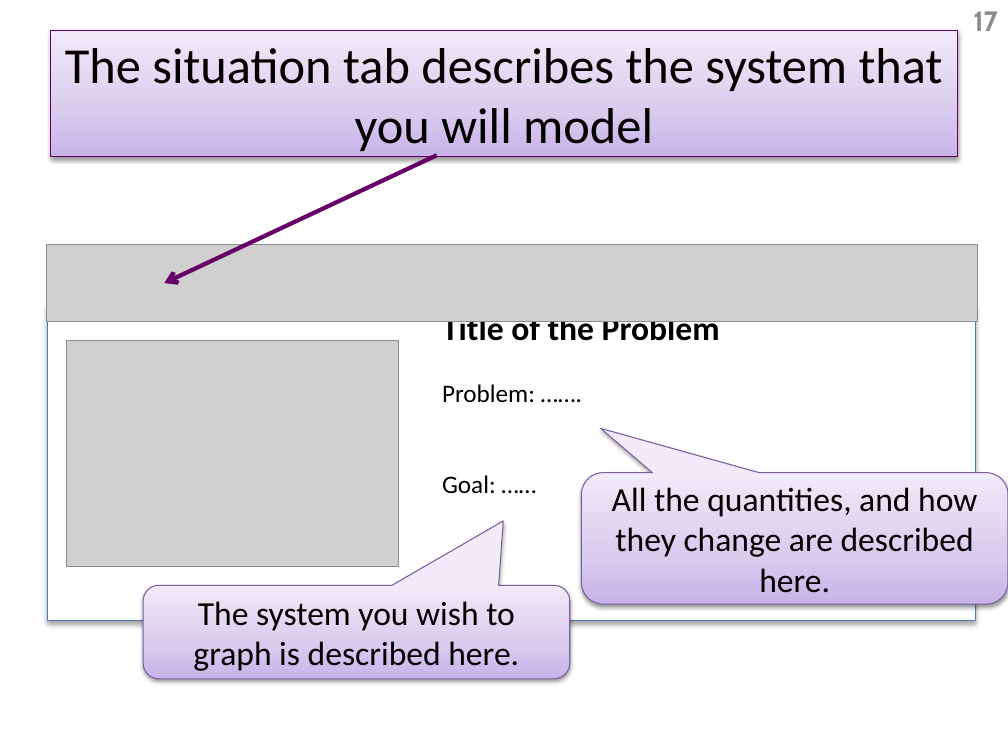
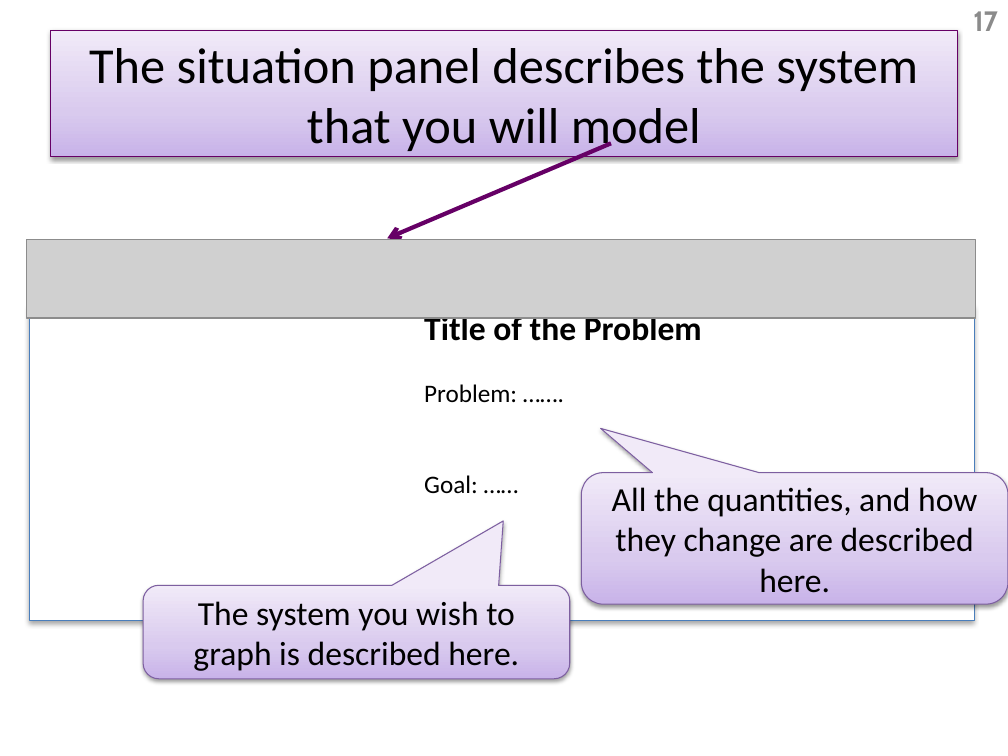
Before and after one commit to Dragoon-Lab/LaitsV3, a slide deck: slide 17 of help/InstructionTabSlides_v25.pptx. Drawn at 1008x756 pixels with LibreOffice and Linux fonts; fonts in the diff are those of the drawing; grey boxes stand for pictures. Boxes give left, top, right and bottom in pixels: in the first picture for what was removed or moved away, otherwise in the second. Text is boxed around its words. In the diff, an @@ line names an element or a change of style, - is before the commit and + after.

```diff
--- a/help/InstructionTabSlides_v25.pptx
+++ b/help/InstructionTabSlides_v25.pptx
@@ title at (89, 48, 918, 155): text changed @@
-The situation tab describes the system that you will model
+The situation panel describes the system that you will model
@@ arrow moved from (436, 155) - (164, 283) to (611, 143) - (387, 238) @@
@@ picture: place and size @@
-picture at (46, 245, 978, 322)
+picture at (27, 239, 976, 318)
@@ rectangle "Title of the Problem": place and size @@
-rectangle "Title of the Problem" at (47, 305, 976, 621)
+rectangle "Title of the Problem" at (29, 305, 974, 621)
@@ picture removed at (67, 341, 399, 565) @@
```
Also in this commit, not shown: 17 other slides changed, 32 other files.
